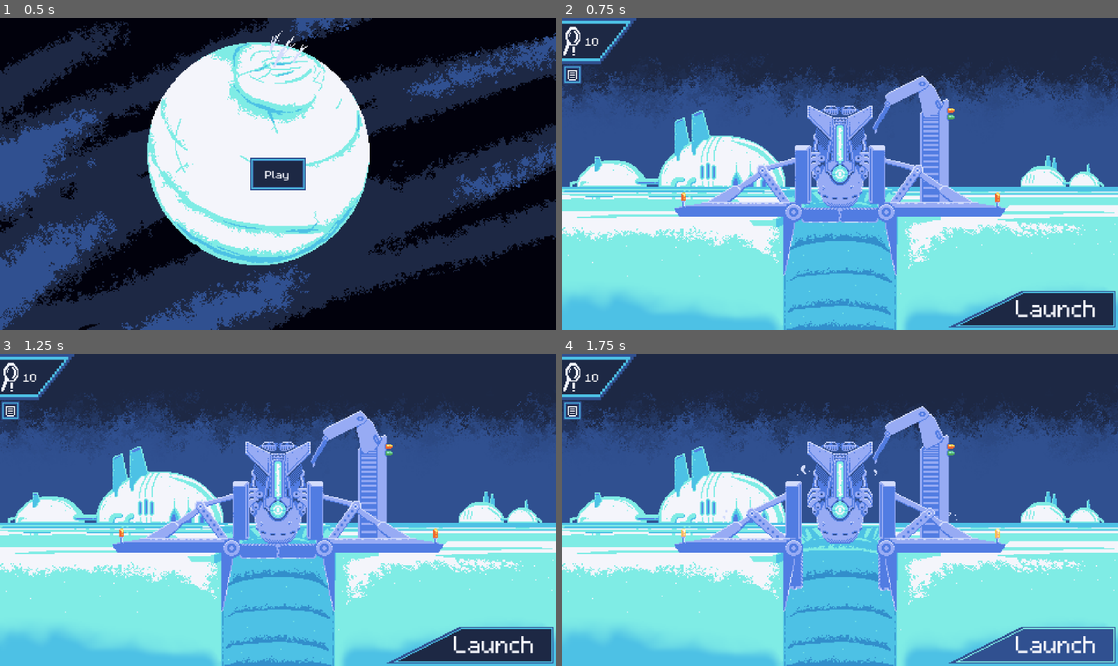
Above: before the commit, frames 1-4 (two rows, left to right).
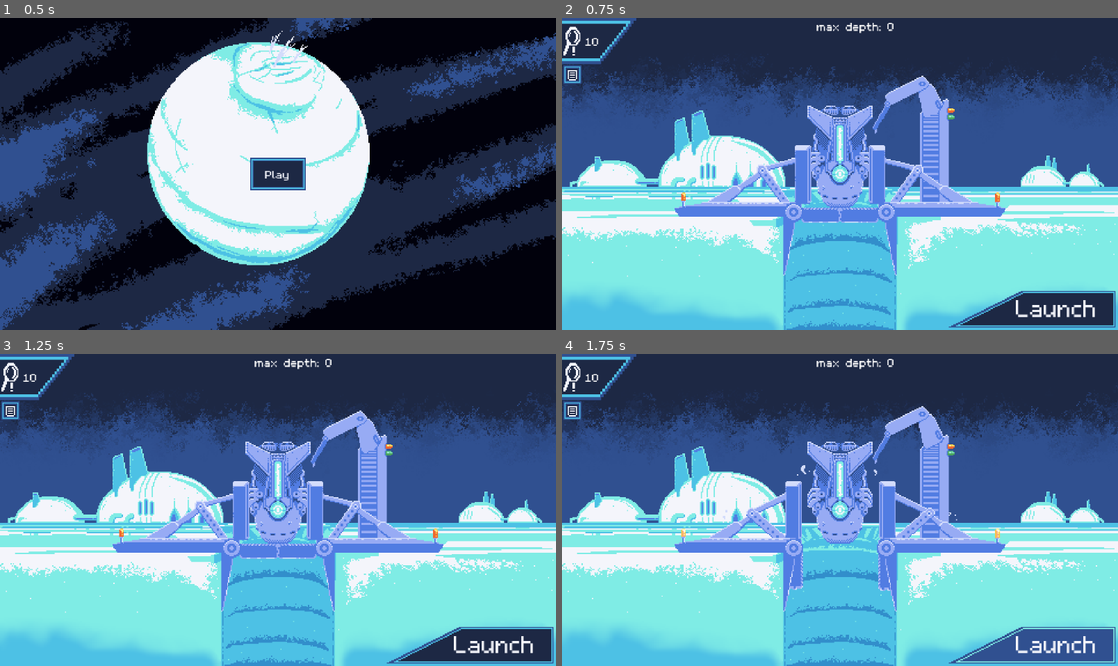
Above: after the commit, the same moments.

Repository: austingwatson/Depths
Game: Godot game, scene res://scenes/title_screen.tscn
The game is run twice, just before and just after one commit, with the same random seed, the same clock (stepped at 60 frames per second) and the same inputs. Sound files missing from this copy of the repository are replaced by a short silence.
Inputs:
- Up to frame 1 (0.5 s): no input
- Up to frame 2 (0.75 s): click "Play" at 0.5 s
- Up to frame 3 (1.25 s): no input
- Up to frame 4 (1.75 s): click "Launch" at 1.25 s

Frame 1 is identical in both runs. In frame 2, 0.2% of the frame differs, in the area x 45-60%, y 1-5%; in frame 3, 0.2%; in frame 4, 0.2%.

Commit message:
fixed some stuff

Diff:
--- a/resources/perm_stats.gd
+++ b/resources/perm_stats.gd
@@ -2,6 +2,7 @@
 extends Resource
 
 @export var research := 0
+@export var max_depth := 0
 
 @export_category("Movement")
 @export var max_speed := 0.0
--- a/resources/player_stats.tres
+++ b/resources/player_stats.tres
@@ -5,11 +5,12 @@
 [resource]
 script = ExtResource("1_wld0n")
 research = 10
+max_depth = 0
 max_speed = 200.0
 acceleration = 100.0
 deceleration = 300.0
 rotation_speed = 5.0
-thrust_energy = 0.0
+thrust_energy = 2.0
 max_energy = 100.0
 passive_refill = 1.0
 max_health = 10.0
--- a/scenes/basecamp.tscn
+++ b/scenes/basecamp.tscn
@@ -11,6 +11,7 @@
 [ext_resource type="PackedScene" uid="uid://r21ikn6owpl5" path="res://scenes/ui/shop.tscn" id="8_cdnnk"]
 [ext_resource type="PackedScene" uid="uid://c1afp1kqvkk6j" path="res://scenes/ui/open_shop.tscn" id="9_f3dic"]
 [ext_resource type="PackedScene" uid="uid://dj7af3l3qtcva" path="res://scenes/ui/research_count.tscn" id="10_7hapb"]
+[ext_resource type="PackedScene" uid="uid://cw2rldqj3fo56" path="res://scenes/ui/max_depth.tscn" id="12_bhldm"]
 
 [sub_resource type="AtlasTexture" id="AtlasTexture_f3dic"]
 atlas = ExtResource("4_nxq54")
@@ -257,6 +258,14 @@
 [node name="ResearchCount" parent="." instance=ExtResource("10_7hapb")]
 offset_right = 64.0
 
+[node name="MaxDepth" parent="." instance=ExtResource("12_bhldm")]
+anchors_preset = 5
+anchor_left = 0.5
+anchor_right = 0.5
+offset_left = -20.0
+offset_right = 20.0
+grow_horizontal = 2
+
 [connection signal="pressed" from="VBoxContainer/Launch" to="." method="_on_launch_pressed"]
 [connection signal="animation_finished" from="AnimationPlayer" to="." method="_on_animation_player_animation_finished"]
 [connection signal="pressed" from="OpenShop" to="." method="_on_open_shop_pressed"]
--- /dev/null
+++ b/scenes/entity/projectile/shock.tscn
@@ -0,0 +1,23 @@
+[gd_scene load_steps=4 format=3 uid="uid://4t4v3xeqcma2"]
+
+[ext_resource type="Script" uid="uid://dhniosaannv60" path="res://scripts/entity/projectile/shock.gd" id="1_jmcv3"]
+[ext_resource type="PackedScene" uid="uid://b0foxywnu3rrx" path="res://scenes/component/hit_box.tscn" id="2_0iv5t"]
+
+[sub_resource type="CircleShape2D" id="CircleShape2D_1xao5"]
+radius = 25.0
+
+[node name="Shock" type="Node2D"]
+script = ExtResource("1_jmcv3")
+
+[node name="HitBox" parent="." instance=ExtResource("2_0iv5t")]
+collision_layer = 2
+collision_mask = 12
+damage = 1
+shape = SubResource("CircleShape2D_1xao5")
+
+[node name="Timer" type="Timer" parent="."]
+wait_time = 2.0
+one_shot = true
+autostart = true
+
+[connection signal="timeout" from="Timer" to="." method="_on_timer_timeout"]
--- /dev/null
+++ b/scenes/ui/max_depth.tscn
@@ -0,0 +1,14 @@
+[gd_scene load_steps=2 format=3 uid="uid://cw2rldqj3fo56"]
+
+[ext_resource type="Script" uid="uid://1vogi80ytkrv" path="res://scripts/ui/max_depth.gd" id="1_noplg"]
+
+[node name="MaxDepth" type="TextureRect"]
+offset_right = 40.0
+offset_bottom = 40.0
+script = ExtResource("1_noplg")
+
+[node name="Label" type="Label" parent="."]
+layout_mode = 0
+offset_right = 40.0
+offset_bottom = 13.0
+text = "Max Depth: 0"
--- a/scripts/entity/actor/player.gd
+++ b/scripts/entity/actor/player.gd
@@ -7,6 +7,7 @@
 	SHOCK,
 }
 
+const shock_scene := preload("res://scenes/entity/projectile/shock.tscn")
 const rotation_threshold := 0.1
 @export var forward_texture: Texture2D
 @export var left_texture: Texture2D
@@ -151,7 +152,8 @@
 			Weapon.SHOCK:
 				if not shock_cooldown.on_cooldown:
 					shock_cooldown.use()
-					# use shock here
+					var shock := shock_scene.instantiate()
+					add_child(shock)
 					energy.use_energy(player_stats.shock_energy)
 	if Input.is_action_pressed("sonar") and not sonar_cooldown.on_cooldown:
 		sonar_cooldown.use()
--- /dev/null
+++ b/scripts/entity/projectile/shock.gd
@@ -0,0 +1,6 @@
+class_name Shock
+extends Node2D
+
+
+func _on_timer_timeout() -> void:
+	queue_free()
--- a/scripts/game.gd
+++ b/scripts/game.gd
@@ -1,4 +1,6 @@
 extends Node
+
+var player_stats: PermStats = EntityManager.player_stats
 
 
 func _ready() -> void:
@@ -27,3 +29,9 @@
 	var research_pickup := preload("res://scenes/entity/drops/resource_pickup.tscn").instantiate()
 	research_pickup.global_position = Vector2(-50, 100)
 	EntityManager.add_entity(research_pickup, true)
+
+	GlobalSignals.player_moved.connect(on_player_moved)
+
+
+func on_player_moved(global_position: Vector2) -> void:
+	player_stats.max_depth = round(max(global_position.y, player_stats.max_depth))
--- /dev/null
+++ b/scripts/ui/max_depth.gd
@@ -0,0 +1,8 @@
+extends TextureRect
+
+@onready var label := $Label
+var player_stats := EntityManager.player_stats
+
+
+func _ready() -> void:
+	label.text = "max depth: " + str(player_stats.max_depth)
Not shown: 1 places in scenes/basecamp.tscn that only renumber resources
Not shown, added: scripts/entity/projectile/shock.gd.uid
Not shown, added: scripts/ui/max_depth.gd.uid
